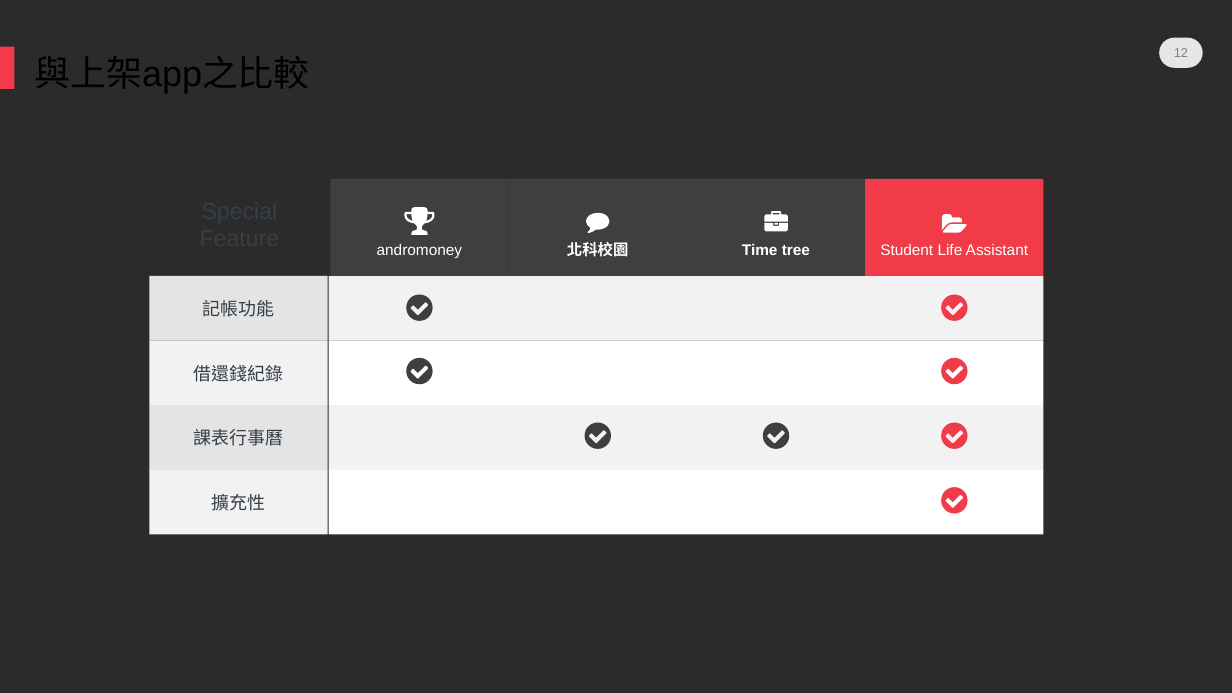
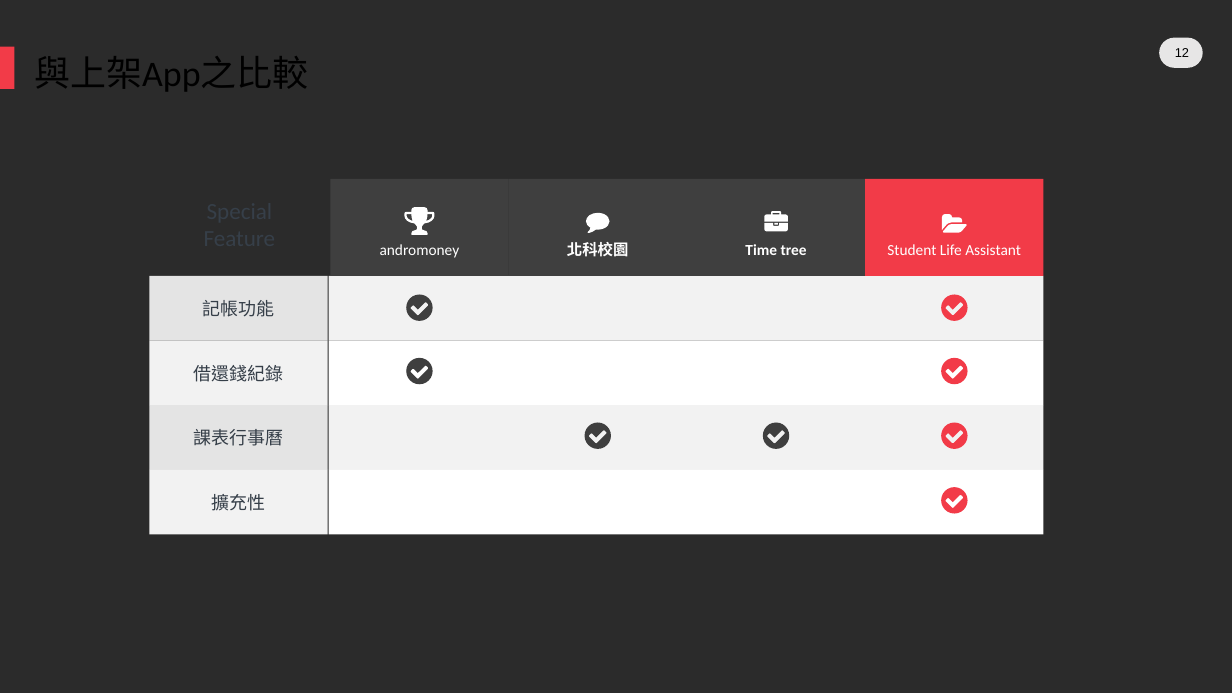
Before and after one commit to bennytzang-ntut109368085/OS_final_student-assistant, a slide deck: slide 12 of operating_system final project.pptx. Drawn at 1232x693 pixels with LibreOffice and Linux fonts; fonts in the diff are those of the drawing; background and template pictures are left out; a plain dark background stands for a picture behind light text. Boxes give left, top, right and bottom in pixels: in the first picture for what was removed or moved away, otherwise in the second. Text is boxed around its words. In the diff, an @@ line names an element or a change of style, - is before the commit and + after.

```diff
--- a/operating_system final project.pptx
+++ b/operating_system final project.pptx
@@ text at (35, 56, 309, 91): text changed; font Arial to Noto Sans CJK SC @@
-與上架app之比較
+與上架App之比較
@@ page number at (1175, 48, 1189, 57): text colour #808080 to #000000; vertical alignment middle to top @@
@@ font Arial to Calibri in 4 elements at (745, 244, 807, 255), (887, 244, 1021, 255), (380, 244, 460, 258), (194, 191, 286, 257) @@
```
Also in this commit, not shown: 14 other slides changed, 5 slides added, 7 other files.
